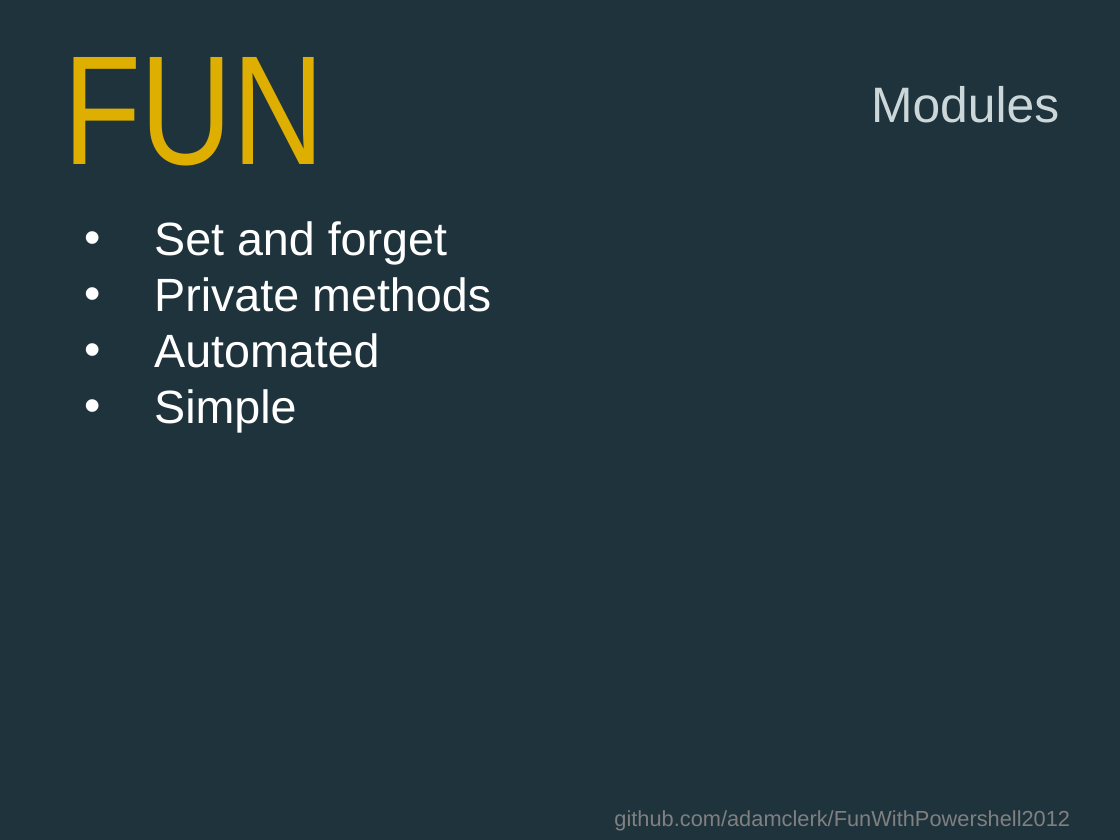
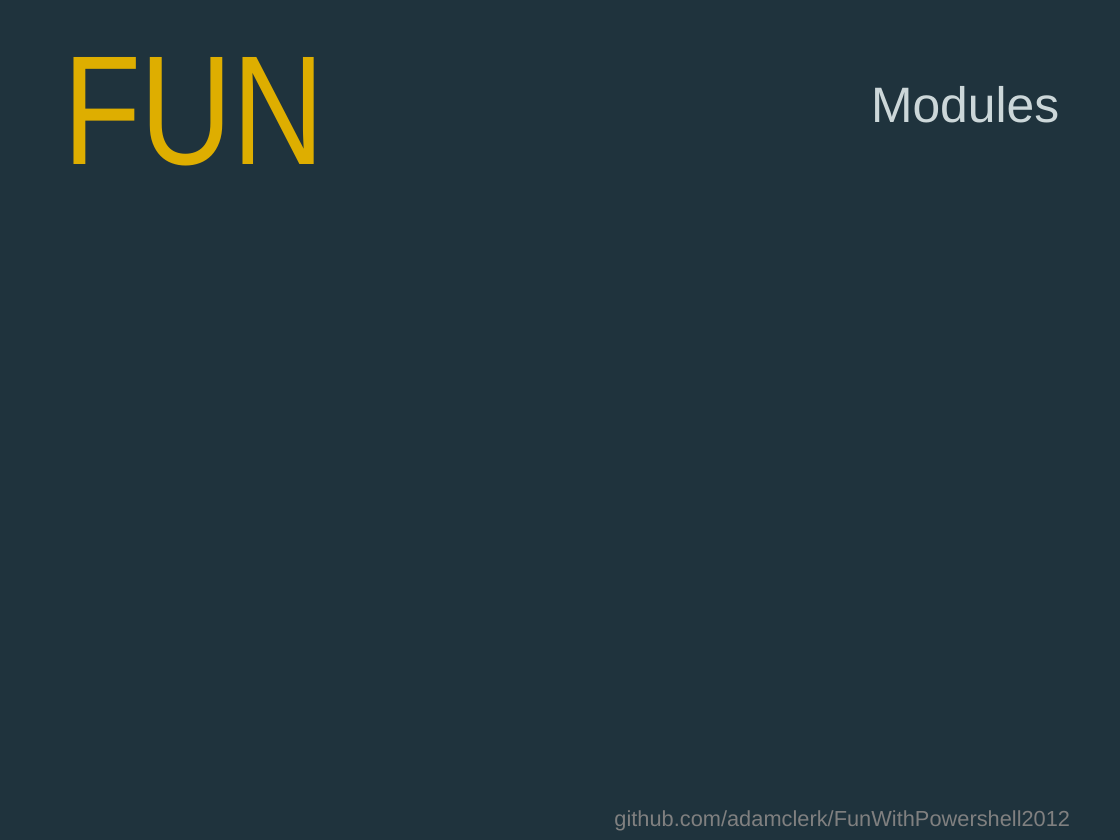
Before and after one commit to adamclerk/FunWithPowershell2012, a slide deck: slide 12 of 2012_CodeCamp_PowerShell.pptx. Drawn at 1120x840 pixels with LibreOffice and Linux fonts; fonts in the diff are those of the drawing. Boxes give left, top, right and bottom in pixels: in the first picture for what was removed or moved away, otherwise in the second. Text is boxed around its words. In the diff, an @@ line names an element or a change of style, - is before the commit and + after.

```diff
--- a/2012_CodeCamp_PowerShell.pptx
+++ b/2012_CodeCamp_PowerShell.pptx
@@ text removed at bbox=[154, 221, 491, 432] @@
-• Set and forget
-• Private methods
-• Automated
-• Simple
```
Also in this commit, not shown: 7 other slides changed, 1 slide added, 1 slide removed, 13 other files.
